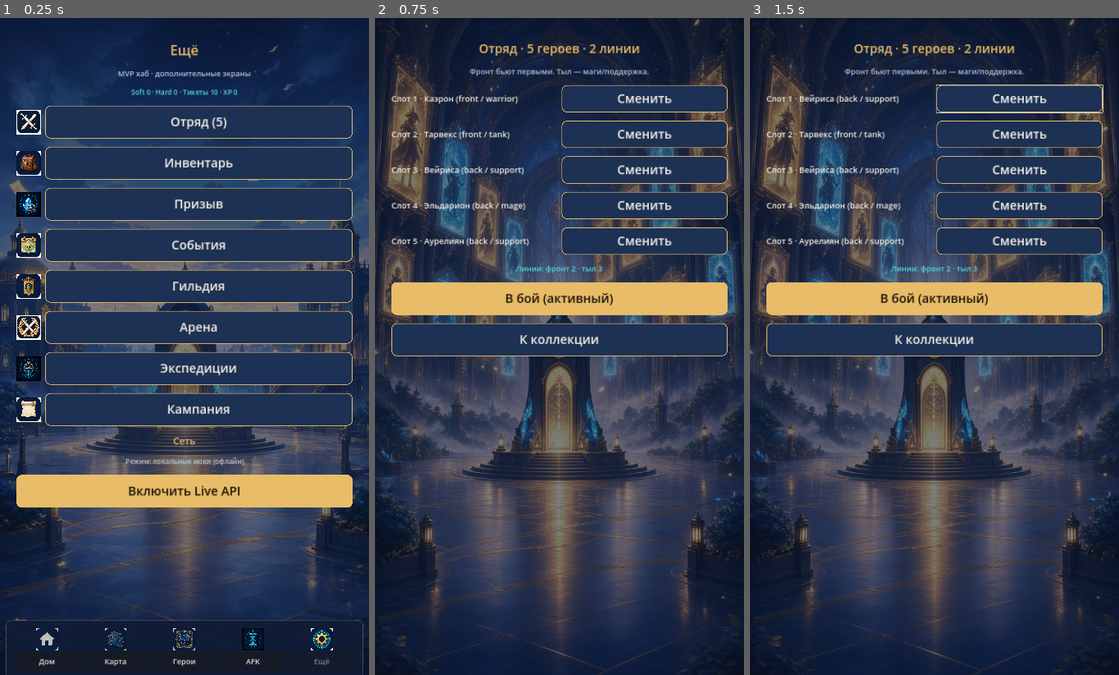
Above: before the commit, frames 1-3 (left to right).
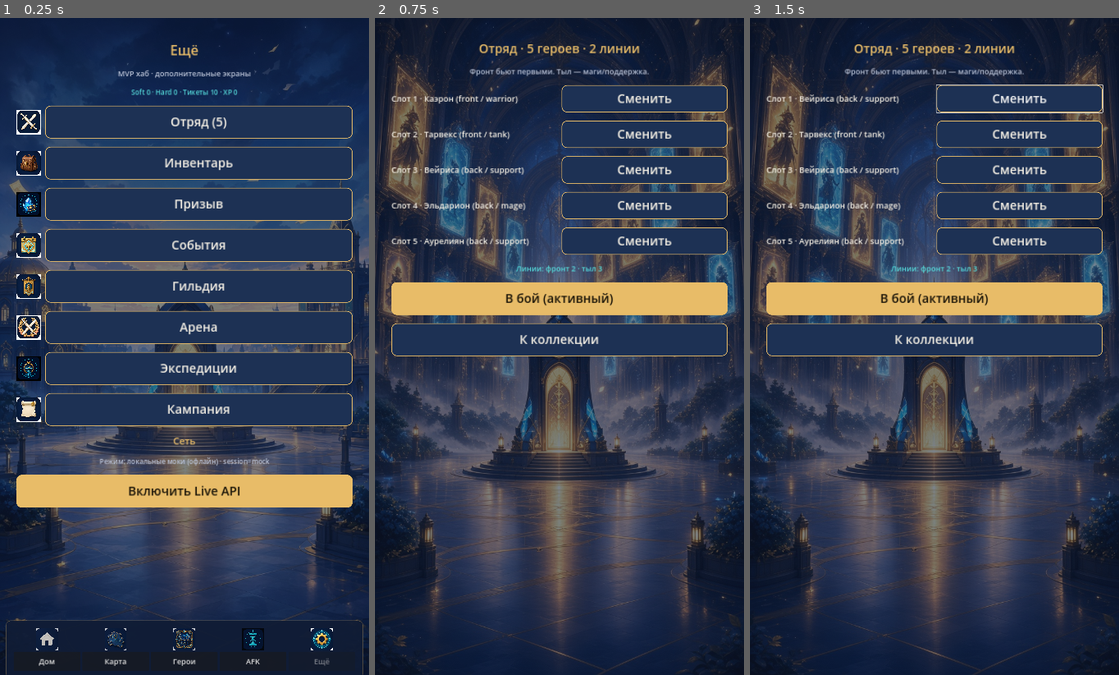
Above: after the commit, the same moments.

Repository: maillunex-lang/SarcasmAfk
Game: Godot game, scene res://scenes/more/more.tscn
Two runs of this game, one before a commit and one after it. Both use one fixed random seed, a clock stepped at 60 frames per second and the inputs below. This scene is started directly instead of the project's main scene.
Inputs:
- Up to frame 1 (0.25 s): no input
- Up to frame 2 (0.75 s): click "Отряд (5)" at 0.5 s
- Up to frame 3 (1.5 s): click "Сменить" at 1.25 s

The runs differ from the first frame. In frame 1, 0.2% of the frame differs, in the area x 27-73%, y 66-69%; in frame 2, nothing differs; in frame 3, nothing differs.

Commit message:
Add session resume for live API (T-123)
Persist Bearer token with prefer_live, resume via /me/progress,
sync soft/party/claims from server, and add smoke_session_resume.
Does not silently fall back to mock on resume failure.

Co-authored-by: maillunex-lang <maillunex-lang@users.noreply.github.com>

Diff:
--- a/client/scripts/autoload/game_state.gd
+++ b/client/scripts/autoload/game_state.gd
@@ -33,6 +33,8 @@
 var pending_dialogue_quest_id: String = ""
 var prefer_live_api: bool = false
 var live_api_url: String = "http://127.0.0.1:8080/v1"
+var saved_auth_token: String = ""
+var last_session_status: String = "mock" # mock | live | live_unreachable | token_expired
 
 # AFK / expeditions
 var afk_started_unix: int = 0
@@ -61,12 +63,70 @@
 
 func _apply_api_mode() -> void:
 	if prefer_live_api:
-		api.configure_live(live_api_url)
-		var auth: Dictionary = api.auth_anonymous()
-		if not bool(auth.get("ok", false)):
-			push_warning("Live API auth failed; staying configured live with empty token")
+		_resume_or_probe_live()
 	else:
 		api.configure_mock()
+		saved_auth_token = ""
+		last_session_status = "mock"
+
+
+func _resume_or_probe_live() -> Dictionary:
+	api.configure_live(live_api_url)
+	# 1) Try saved token (T-123)
+	if saved_auth_token != "":
+		var resumed: Dictionary = api.resume_session(live_api_url, saved_auth_token)
+		if bool(resumed.get("ok", false)):
+			last_session_status = "live"
+			_apply_server_progress(resumed.get("progress", {}))
+			return resumed
+		if str(resumed.get("error", "")) == "TOKEN_EXPIRED":
+			last_session_status = "token_expired"
+			push_warning("Live token expired; re-auth required (not falling back to mock)")
+		else:
+			last_session_status = "live_unreachable"
+			push_warning("Live resume failed: %s" % resumed.get("error", "?"))
+			# Stay live-configured; do not mock (D-NET-04)
+			return resumed
+	# 2) Fresh anonymous auth after probe
+	var probe: Dictionary = api.probe_live(live_api_url)
+	if bool(probe.get("ok", false)):
+		saved_auth_token = str(probe.get("token", api.auth_token))
+		last_session_status = "live"
+		var prog: Dictionary = api.get_progress(null)
+		if bool(prog.get("ok", false)):
+			_apply_server_progress(prog.get("progress", {}))
+		save_game()
+		return probe
+	last_session_status = "live_unreachable"
+	# Keep prefer_live + live config; no silent mock
+	return probe
+
+
+func _apply_server_progress(progress: Dictionary) -> void:
+	if typeof(progress) != TYPE_DICTIONARY or progress.is_empty():
+		return
+	if progress.has("soft_currency"):
+		soft_currency = int(progress.get("soft_currency", soft_currency))
+	if progress.has("hard_currency"):
+		hard_currency = int(progress.get("hard_currency", hard_currency))
+	if progress.has("commander_xp"):
+		commander_xp = int(progress.get("commander_xp", commander_xp))
+	if progress.has("summon_tickets"):
+		summon_tickets = int(progress.get("summon_tickets", summon_tickets))
+	if progress.has("party_ids"):
+		party_ids = progress.get("party_ids", party_ids)
+	if progress.has("claimed_rewards") and typeof(progress.get("claimed_rewards")) == TYPE_DICTIONARY:
+		claimed_rewards = progress.get("claimed_rewards")
+	if progress.has("quest_flags") and typeof(progress.get("quest_flags")) == TYPE_DICTIONARY:
+		# Map battle:ID flags into completed_battles when present
+		var qf: Dictionary = progress.get("quest_flags")
+		for k in qf.keys():
+			var key := str(k)
+			if key.begins_with("battle:") and bool(qf[k]):
+				completed_battles[key.replace("battle:", "")] = true
+			elif bool(qf[k]):
+				completed_quests[key] = true
+	progress_changed.emit()
 
 
 func set_live_api(enabled: bool, url: String = "") -> Dictionary:
@@ -84,6 +144,11 @@
 				"detail": probe,
 			}
 		prefer_live_api = true
+		saved_auth_token = str(probe.get("token", api.auth_token))
+		last_session_status = "live"
+		var prog: Dictionary = api.get_progress(null)
+		if bool(prog.get("ok", false)):
+			_apply_server_progress(prog.get("progress", {}))
 		save_game()
 		progress_changed.emit()
 		return {
@@ -92,9 +157,12 @@
 			"mock": false,
 			"token": api.auth_token,
 			"base_url": api.base_url,
+			"session": last_session_status,
 		}
 	prefer_live_api = false
 	api.configure_mock()
+	saved_auth_token = ""
+	last_session_status = "mock"
 	save_game()
 	progress_changed.emit()
 	return {"ok": true, "live": false, "mock": true, "base_url": api.base_url}
@@ -512,6 +580,7 @@
 		"expedition_ends_unix": expedition_ends_unix,
 		"prefer_live_api": prefer_live_api,
 		"live_api_url": live_api_url,
+		"saved_auth_token": saved_auth_token if prefer_live_api else "",
 	}
 	var file := FileAccess.open(SAVE_PATH, FileAccess.WRITE)
 	if file:
@@ -553,6 +622,7 @@
 	expedition_ends_unix = int(data.get("expedition_ends_unix", 0))
 	prefer_live_api = bool(data.get("prefer_live_api", false))
 	live_api_url = str(data.get("live_api_url", live_api_url))
+	saved_auth_token = str(data.get("saved_auth_token", ""))
 	var old_flags = data.get("quest_flags", {})
 	if typeof(old_flags) == TYPE_DICTIONARY and old_flags.get("CH01-Q01", false):
 		completed_quests["CH01-Q01"] = true
@@ -580,6 +650,8 @@
 	active_expedition_id = ""
 	expedition_ends_unix = 0
 	prefer_live_api = false
+	saved_auth_token = ""
+	last_session_status = "mock"
 	if api != null:
 		api.configure_mock()
 	save_game()
--- a/client/scripts/net/api_client.gd
+++ b/client/scripts/net/api_client.gd
@@ -33,6 +33,26 @@
 func configure_mock() -> void:
 	use_mock = true
 	auth_token = ""
+
+
+func set_auth_token(token: String) -> void:
+	auth_token = token
+
+
+## Resume existing Bearer token via GET /me/progress. Does not fall back to mock.
+func resume_session(url: String = DEFAULT_BASE, token: String = "") -> Dictionary:
+	if token != "":
+		auth_token = token
+	if auth_token == "":
+		return {"ok": false, "error": "NO_TOKEN", "mock": use_mock}
+	configure_live(url)
+	var prog := get_progress(null)
+	if bool(prog.get("ok", false)):
+		return {"ok": true, "progress": prog.get("progress", {}), "token": auth_token, "resumed": true}
+	var status := int(prog.get("http_status", 0))
+	if status == 401 or str(prog.get("error", "")) == "UNAUTHENTICATED":
+		return {"ok": false, "error": "TOKEN_EXPIRED", "detail": prog, "mock": false}
+	return {"ok": false, "error": "RESUME_FAILED", "detail": prog, "mock": false}
 
 
 ## Probe live server (health + anonymous auth). Never silently falls back to mock (D-NET-04).
--- a/client/scripts/ui/more_screen.gd
+++ b/client/scripts/ui/more_screen.gd
@@ -66,6 +66,7 @@
 
 
 func _api_mode_text() -> String:
+	var st := str(GameState.last_session_status)
 	if GameState.api.is_mock():
-		return "Режим: локальные моки (офлайн)"
-	return "Режим: Live → %s" % GameState.live_api_url
+		return "Режим: локальные моки (офлайн) · session=%s" % st
+	return "Режим: Live → %s · session=%s" % [GameState.live_api_url, st]
Not shown, changed: docs/ROAD.md
Not shown, changed: docs/STATUS.md
Not shown, changed: docs/TASK_QUEUE.md
Not shown, changed: scripts/ci_validate.sh
Not shown, added: scripts/smoke_session_resume.sh
